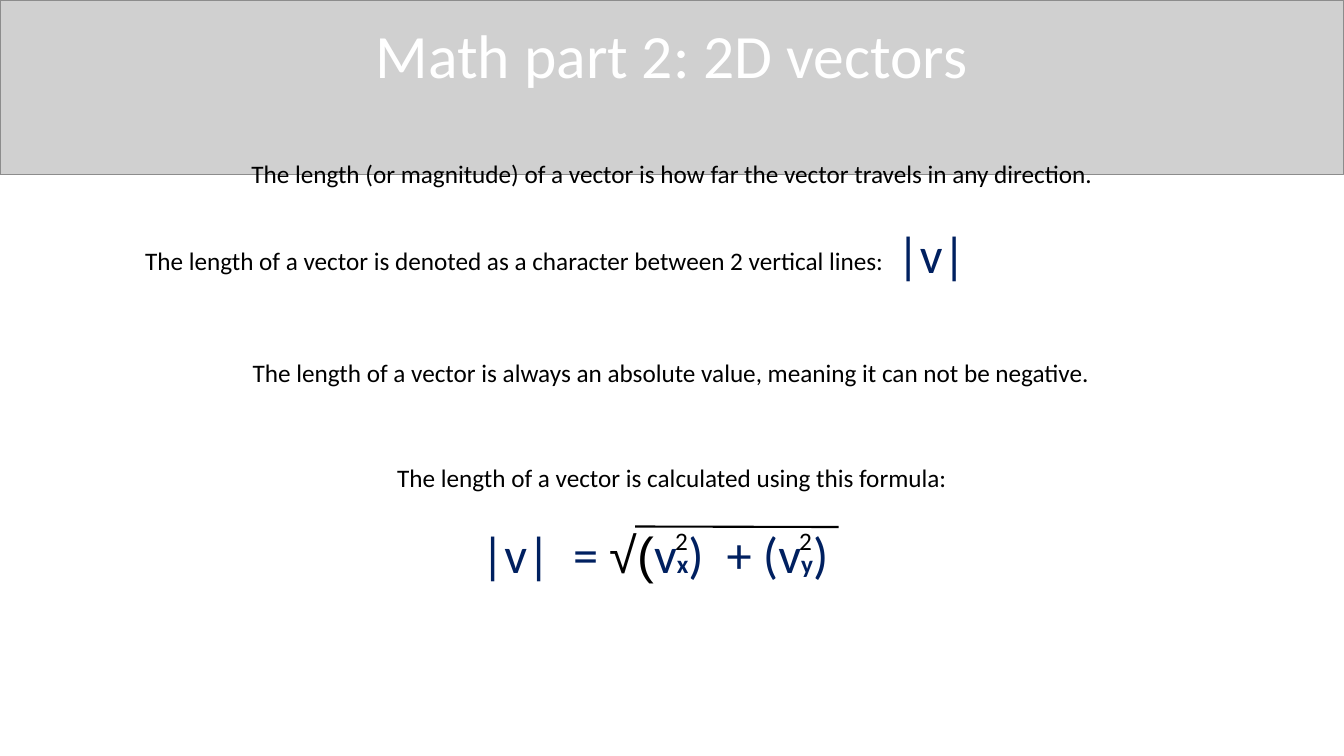
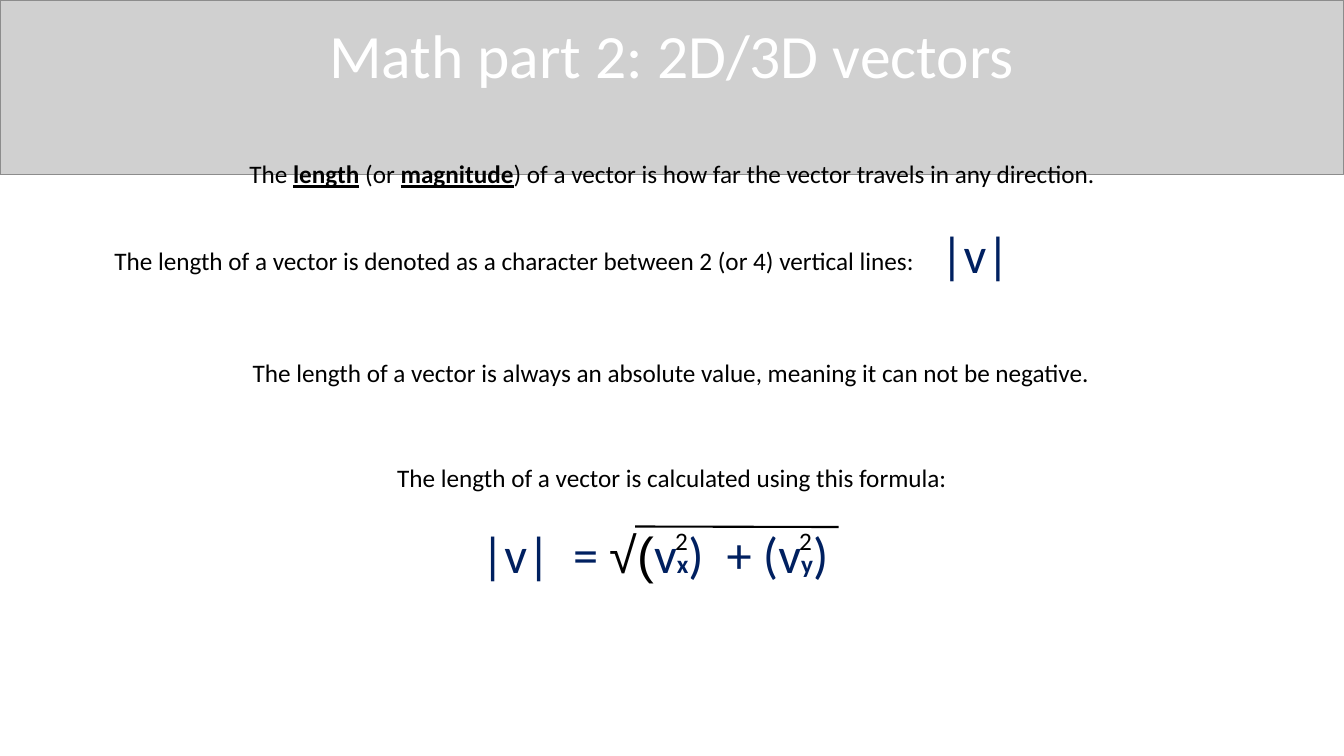
Before and after one commit to QuincyJacobs/WebGLTutorial, a slide deck: slide 92 of Presentation/Presentation WebGL.pptx (slide 91 before the commit). Drawn at 1344x756 pixels with LibreOffice and Linux fonts; fonts in the diff are those of the drawing; grey boxes stand for pictures. Boxes give left, top, right and bottom in pixels: in the first picture for what was removed or moved away, otherwise in the second. Text is boxed around its words. In the diff, an @@ line names an element or a change of style, - is before the commit and + after.

Commit message:
Another update to presentation math

```diff
--- a/Presentation/Presentation WebGL.pptx
+++ b/Presentation/Presentation WebGL.pptx
@@ text at <box>329,36,1014,88</box>: text changed @@
-Math part 2: 2D vectors
+Math part 2: 2D/3D vectors
@@ text "The length (or magnitude) of ..." at <box>249,165,1094,190</box>: bold on, underline on in "length magnitude)" @@
@@ text "|v|": place and size @@
-text "|v|" at <box>897,236,966,282</box>
+text "|v|" at <box>940,236,1009,282</box>
@@ text at <box>114,252,914,275</box>: text changed @@
-The length of a vector is denoted as a character between 2 vertical lines:
+The length of a vector is denoted as a character between 2 (or 4) vertical lines:
```
Also in this commit, not shown: 6 other slides changed, 3 slides added, 1 slide removed, 1 other file.
